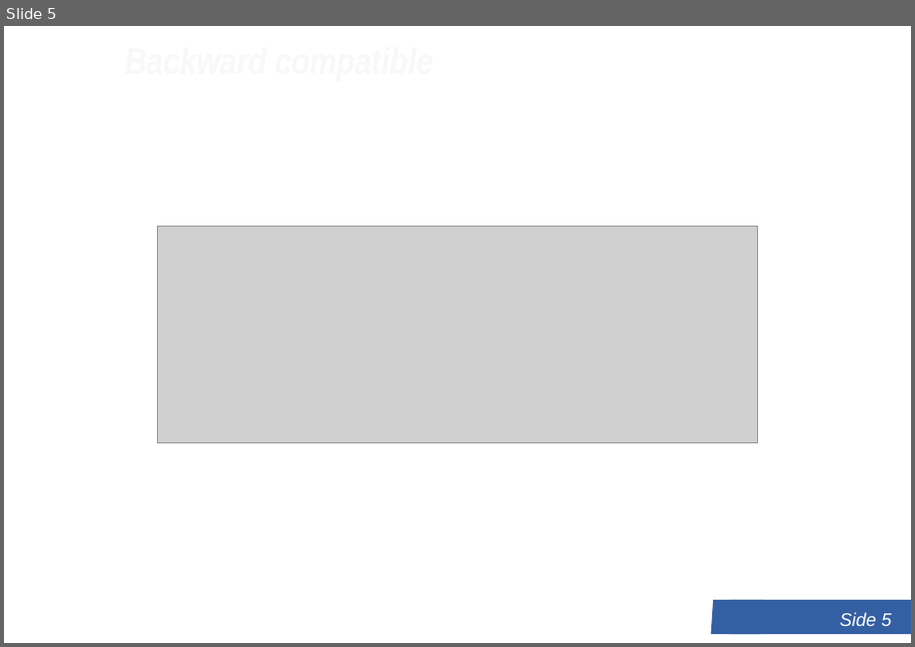
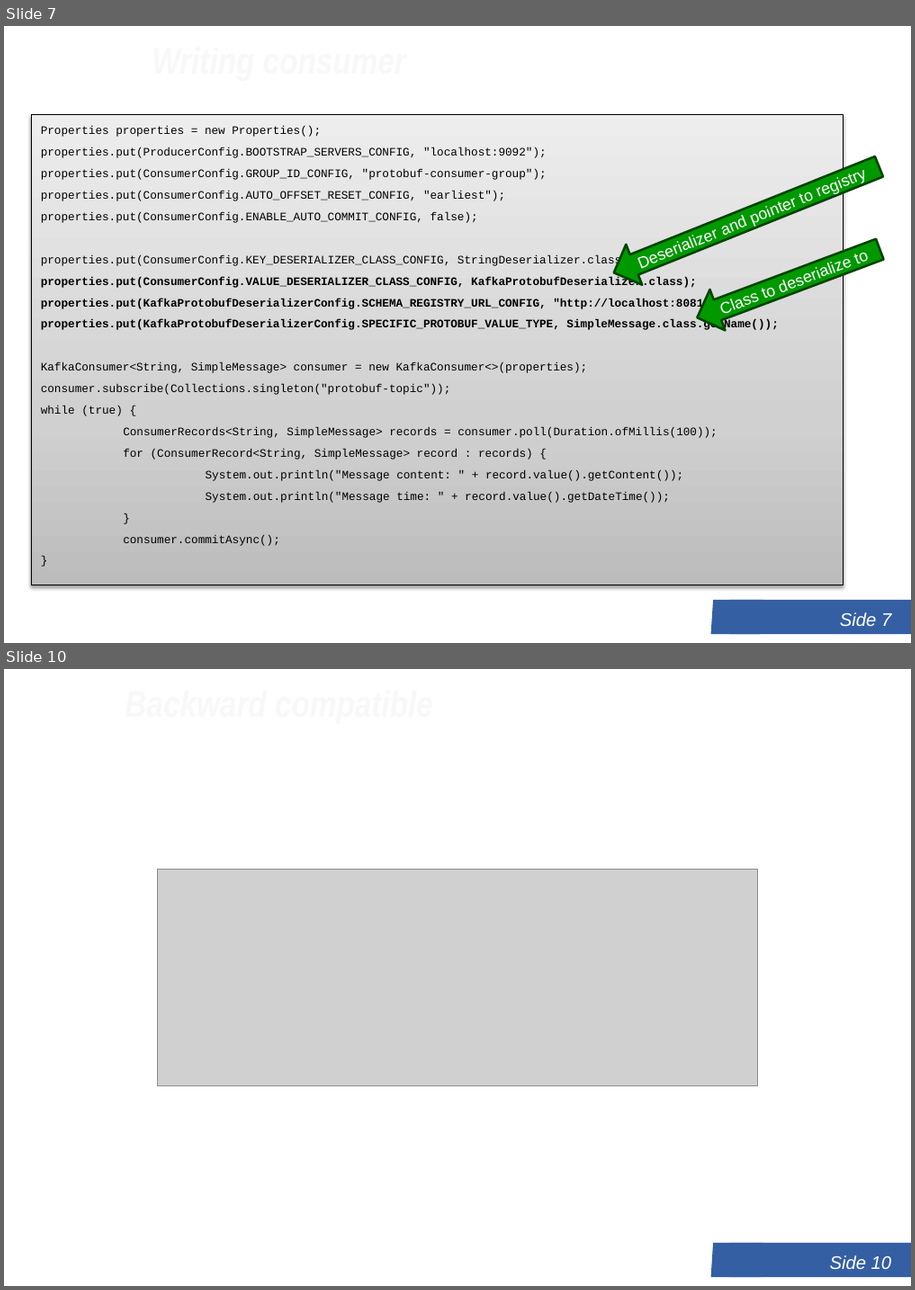
Before and after one commit to LundOgBendsen/LB2628-Kafka, a slide deck: slides/12 - Schema registry.pptx. Shown one above the other, each under a label of ours: slide 5 before the commit, slides 7 and 10 after it; the slides between them are not shown. The pictures are 915x647 and 915x1290 pixels, drawn with LibreOffice and Linux fonts; fonts in the diff are those of the drawing; grey boxes stand for pictures; background and template pictures are left out. Boxes give left, top, right and bottom in pixels: in the first picture for what was removed or moved away, otherwise in the second. Text is boxed around its words. In the diff, an @@ line names an element or a change of style, - is before the commit and + after.

```diff
--- a/slides/12 - Schema registry.pptx
+++ b/slides/12 - Schema registry.pptx
@@ slide 7 added at (x1=4, y1=26, x2=911, y2=643), background #FFFFFF; not listed: 2 template elements that a slide beside it also shows @@
@@ title added at (x1=4, y1=26, x2=555, y2=95), 32 pt, text #F8F8F8, bold, italic @@
+Writing consumer
@@ rectangle added at (x1=31, y1=115, x2=843, y2=586), fill gradient #BDBDBD to #D1D1D1 to #EEEEEE, outline #000000 0.75 pt, 10 pt, text #000000 @@
+Properties properties = new Properties();
+properties.put(ProducerConfig.BOOTSTRAP_SERVERS_CONFIG, "localhost:9092");
+properties.put(ConsumerConfig.GROUP_ID_CONFIG, "protobuf-consumer-group");
+properties.put(ConsumerConfig.AUTO_OFFSET_RESET_CONFIG, "earliest");
+properties.put(ConsumerConfig.ENABLE_AUTO_COMMIT_CONFIG, false);
+properties.put(ConsumerConfig.KEY_DESERIALIZER_CLASS_CONFIG, StringDeserializer.class);
+properties.put(ConsumerConfig.VALUE_DESERIALIZER_CLASS_CONFIG, KafkaProtobufDeserializer.class);
+properties.put(KafkaProtobufDeserializerConfig.SCHEMA_REGISTRY_URL_CONFIG, "http://localhost:8081");
+properties.put(KafkaProtobufDeserializerConfig.SPECIFIC_PROTOBUF_VALUE_TYPE, SimpleMessage.class.getName());
+KafkaConsumer<String, SimpleMessage> consumer = new KafkaConsumer<>(properties);
+consumer.subscribe(Collections.singleton("protobuf-topic"));
+while (true) {
+ConsumerRecords<String, SimpleMessage> records = consumer.poll(Duration.ofMillis(100));
+for (ConsumerRecord<String, SimpleMessage> record : records) {
+System.out.println("Message content: " + record.value().getContent());
+System.out.println("Message time: " + record.value().getDateTime());
+}
+consumer.commitAsync();
+}
@@ left arrow added at (x1=606, y1=147, x2=888, y2=293), fill #009900, outline #004300 2 pt, 14 pt, text #FFFFFF @@
+Deserializer and pointer to registry
@@ left arrow added at (x1=690, y1=228, x2=888, y2=338), fill #009900, outline #004300 2 pt, 14 pt, text #FFFFFF @@
+Class to deserialize to
@@ what was slide 5 is now slide 10 @@
@@ page number at (x1=830, y1=1256, x2=892, y2=1269): text changed @@
-Side 5
+Side 10
```
Also in this commit, not shown: 3 slides changed, 4 other slides added, 2 other files.
